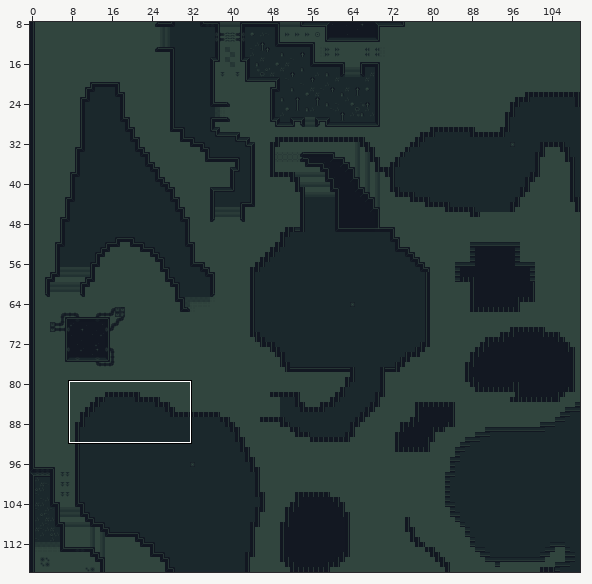
Tiled map, stored at scratch/graves.tmx. Above: a wide view before the commit, with the close-up outlined.
Close-up. First the earlier version:
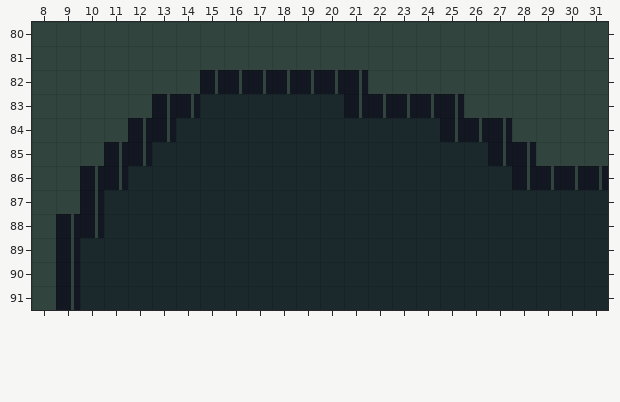
Cells are 16x16 px. Shown: x 8..31, y 80..91. The commit also changed other parts of the map, which this record leaves out.
Once edited:
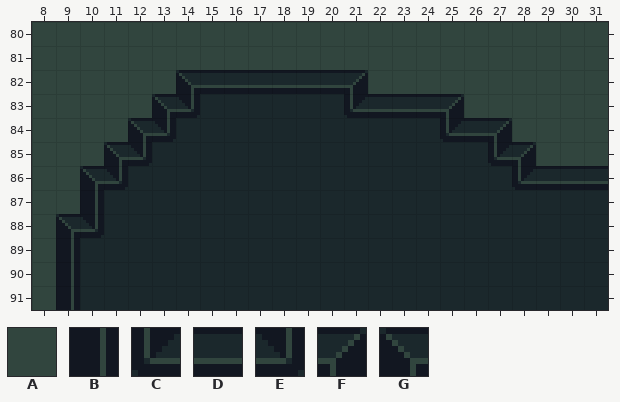
Key: from "tiles_16": A 31, B 59, C 60, D 61, E 62, F 63, G 64.
_ is an empty cell.
The exact change:
Layer "Tile Layer 1":
y 82: x 14..21 ABBBBBBB -> GDDDDDDF
y 83: x 13..14 BB -> GE; x 21..25 BBBBB -> CDDDF
y 84: x 12..13 BB -> GE; x 25..27 BBB -> CDF
y 85: x 11..12 BB -> GE; x 27..28 BB -> CF
y 86: x 10..11 BB -> GE; x 28..31 BBBB -> CDDD
y 88: x 9..10 BB -> GE
Changed places in both close-ups, as pixel boxes (x1, y1, x2, y2):
changed: (80, 70, 608, 190)
changed: (56, 214, 104, 238)
